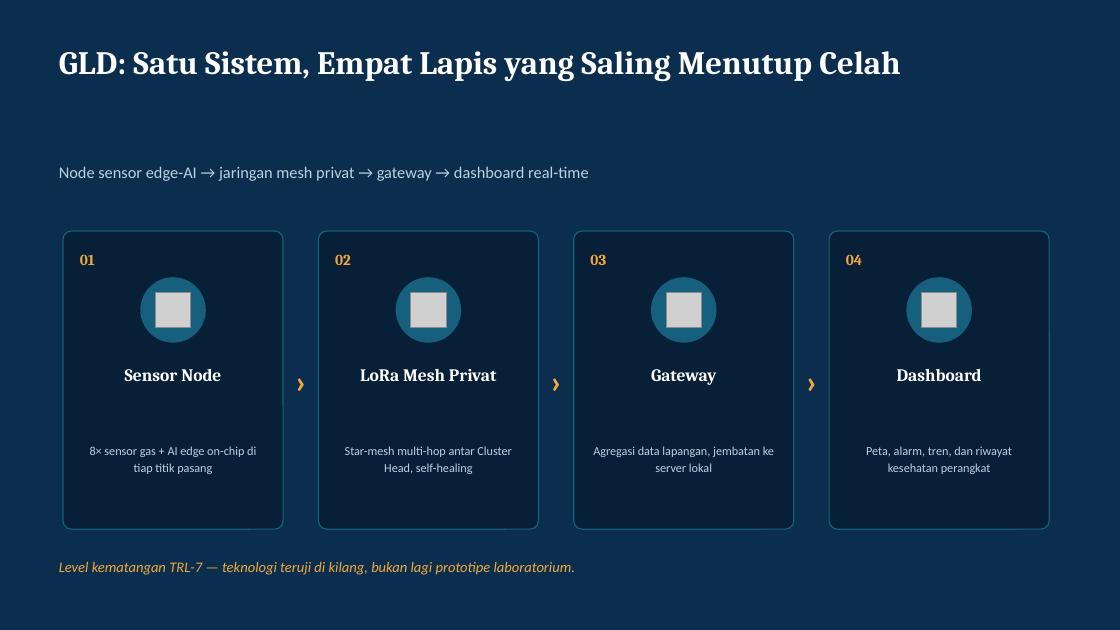
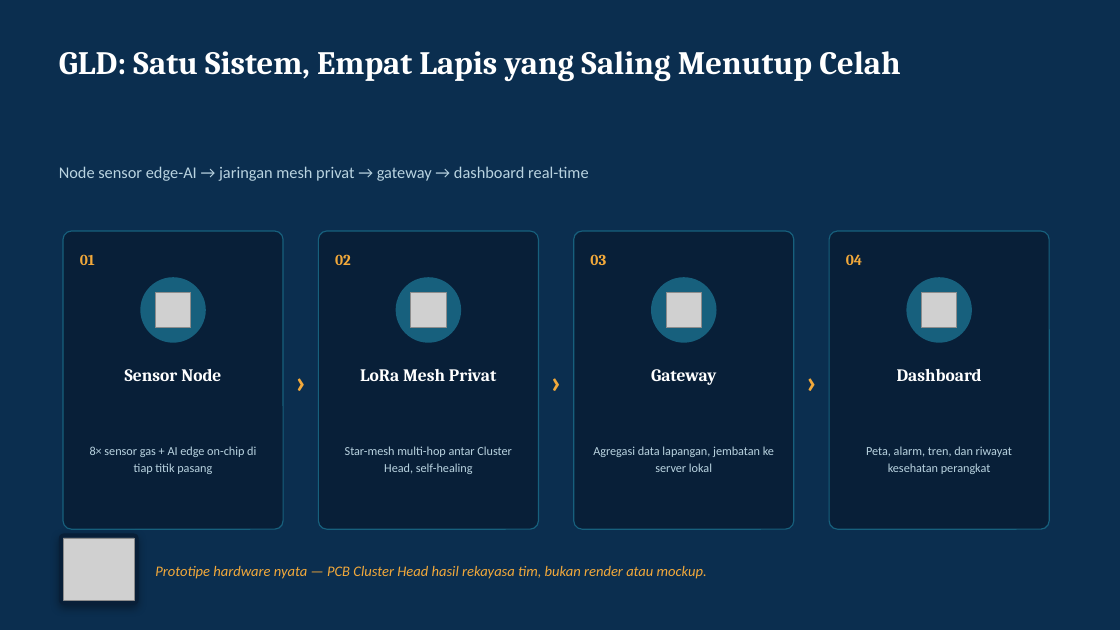
Before and after one commit to RavellerH/GLD-V2-Report-2026, a slide deck: slide 3 of Deliverables/GLD_Executive_Presentation.pptx. Drawn at 1120x630 pixels with LibreOffice and Linux fonts; fonts in the diff are those of the drawing; grey boxes stand for pictures. Boxes give left, top, right and bottom in pixels: in the first picture for what was removed or moved away, otherwise in the second. Text is boxed around its words. In the diff, an @@ line names an element or a change of style, - is before the commit and + after.

```diff
--- a/Deliverables/GLD_Executive_Presentation.pptx
+++ b/Deliverables/GLD_Executive_Presentation.pptx
@@ rounded rectangle added at [59, 534, 139, 605], fill #081F38 @@
@@ picture added at [64, 539, 134, 601] @@
@@ text removed at [59, 562, 575, 575] @@
-Level kematangan TRL-7 — teknologi teruji di kilang, bukan lagi prototipe laboratorium.
@@ text added at [155, 566, 707, 579], 12.5 pt, text #F2A93B, italic @@
+Prototipe hardware nyata — PCB Cluster Head hasil rekayasa tim, bukan render atau mockup.
```
Also in this commit, not shown: 5 other slides changed, 2 other files.
